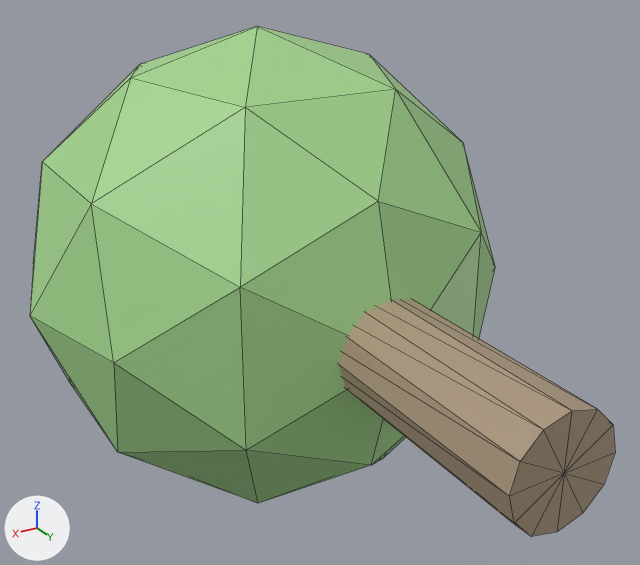
A saved change to the glTF model models/city-pack/shrub.glb.
Before and after are seen from a 50 mm lens placed at (1.46, 1.26, 1.3), pointed at (-0.05, -1.26, 0.04). The axes (+X, +Y, +Z) are drawn at lower left. The lights are the same throughout. The older version comes first. Mesh edges are drawn as thin lines. Where no turn or scale is listed for an object, it has been applied to the vertices.

The scene before the commit, as lines of its bpy script (objects in view):
```python
me_g0 = bpy.data.meshes.new('g0')
me_g0.from_pydata(...)  # a 12-sided cylinder along y spanning x -0.18..0.18, y -1.4..0.0, z -0.18..0.18
me_g0.materials.append(mat_defaultmaterial)
me_g1 = bpy.data.meshes.new('g1')
me_g1.from_pydata(...)  # an icosphere of 80 faces spanning x -0.9..0.9, y -2.5..-0.7, z -0.9..0.9
me_g1.materials.append(mat_defaultmaterial_001)
ob_g0 = bpy.data.objects.new('g0', me_g0)
ob_g0.location = (0.0, 0.0, 0.0)
ob_g1 = bpy.data.objects.new('g1', me_g1)
ob_g1.location = (0.0, 0.0, 0.0)
```
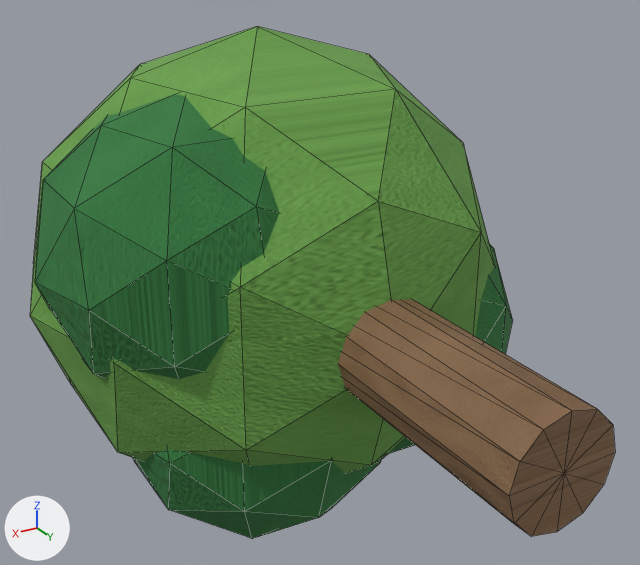
Where the change shows, as pixel boxes (x1, y1, x2, y2) in the pictures (640 x 565 px):
'g1', reshaped (6% shorter): before (30, 26, 495, 503); after (30, 26, 495, 474)
'leaf', added (green): after (35, 94, 513, 539)
'g0', recoloured (beige to brown): (338, 299, 615, 536) in both

Patch to the scene script:
```diff
--- a/models/city-pack/shrub.glb.py
+++ b/models/city-pack/shrub.glb.py
@@ mat_wood @@
+mat_wood = bpy.data.materials.new('wood')
+# uses the picture img_wood_base_24b3bcdd0f9f_png
+# uses the picture img_wood_metal_rough_a726fb8ed401_png
+# uses the picture img_wood_normal_1fa415b7503c_png
@@ mat_leaf2 @@
+mat_leaf2 = bpy.data.materials.new('leaf2')
+# uses the picture img_leaf2_base_fb9b71a24d8b_png
+# uses the picture img_leaf2_metal_rough_b55f631af4b2_png
+# uses the picture img_leaf2_normal_e13152d6bf56_png
@@ mat_leaf @@
+mat_leaf = bpy.data.materials.new('leaf')
+# uses the picture img_leaf_base_fd1c66044768_png
+# uses the picture img_leaf_metal_rough_d78840ec174d_png
+# uses the picture img_leaf_normal_a60dea1e5b96_png
@@ me_g0 @@
 me_g0.from_pydata(...)  # 26 vertices, 48 faces; spans x -0.18..0.18, y -1.4..0.0, z -0.18..0.18
-me_g0.materials.append(mat_defaultmaterial)
+# me_g0 part 2: vertex colours changed
+me_g0.materials.append(mat_wood)
@@ me_g1 @@
-me_g1.from_pydata(...)  # 42 vertices, 80 faces; spans x -0.9..0.9, y -2.5..-0.7, z -0.9..0.9
+me_g1.from_pydata(...)  # 252 vertices, 480 faces; spans x -0.9..0.9, y -2.5..-0.7, z -0.9..0.9
+# me_g1 part 1: 80 faces spanning x -0.9..0.9, y -2.5..-0.7, z -0.9..0.9 switch from mat_defaultmaterial_001 to mat_leaf2
+# edits to the shape of me_g1 do not show in these pictures
@@ ob_leaf @@
+ob_leaf = bpy.data.objects.new('leaf', me_leaf)  # 126 vertices, 240 faces; spans x -0.95..0.91, y -1.95..-0.85, z -0.96..0.75
+ob_leaf.location = (0.0, 0.0, 0.0)
```
